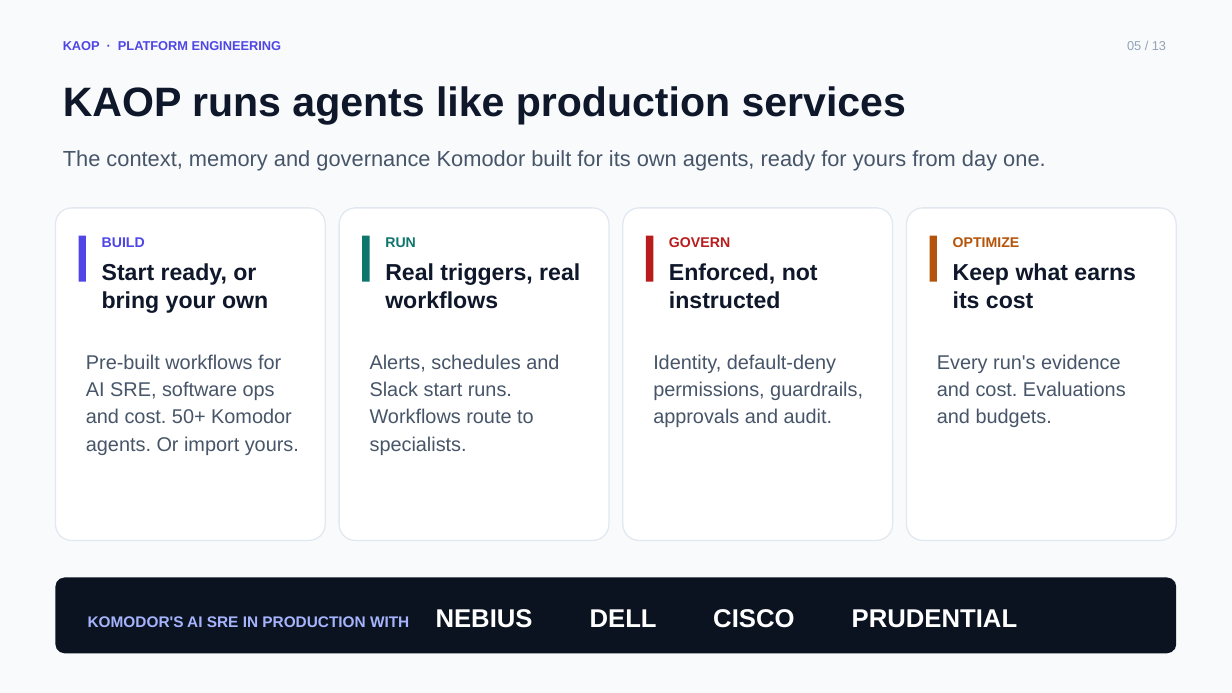
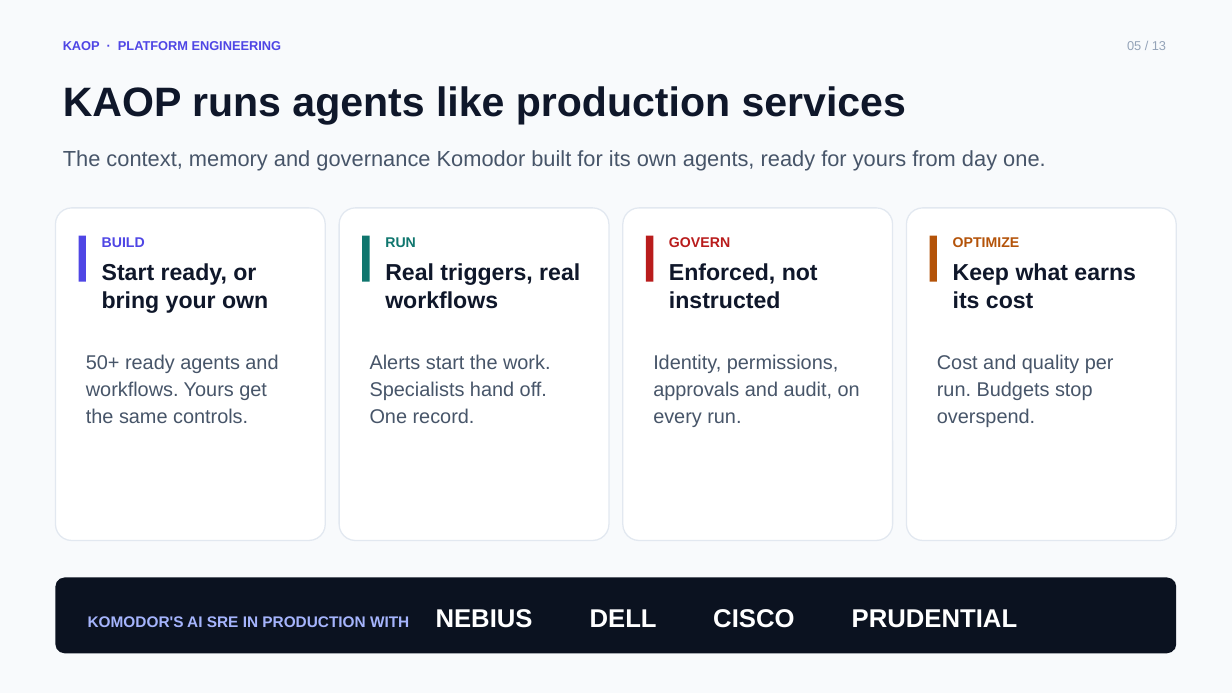
Before and after one commit to chizeni24/komodor-production-lab, a slide deck: slide 5 of docs/presentation/KAOP_Customer_Pitch.pptx. Drawn at 1232x693 pixels with LibreOffice and Linux fonts; fonts in the diff are those of the drawing. Boxes give left, top, right and bottom in pixels: in the first picture for what was removed or moved away, otherwise in the second. Text is boxed around its words. In the diff, an @@ line names an element or a change of style, - is before the commit and + after.

```diff
--- a/docs/presentation/KAOP_Customer_Pitch.pptx
+++ b/docs/presentation/KAOP_Customer_Pitch.pptx
@@ text at <box>86,354,278,423</box>: text changed @@
-Pre-built workflows for AI SRE, software ops and cost. 50+ Komodor agents. Or import yours.
+50+ ready agents and workflows. Yours get the same controls.
@@ text at <box>370,354,550,423</box>: text changed @@
-Alerts, schedules and Slack start runs. Workflows route to specialists.
+Alerts start the work. Specialists hand off. One record.
@@ text at <box>653,354,860,427</box>: text changed @@
-Identity, default-deny permissions, guardrails, approvals and audit.
+Identity, permissions, approvals and audit, on every run.
@@ text at <box>937,354,1114,427</box>: text changed @@
-Every run's evidence and cost. Evaluations and budgets.
+Cost and quality per run. Budgets stop overspend.
```
Also in this commit, not shown: 2 other slides changed, 1 other file.
